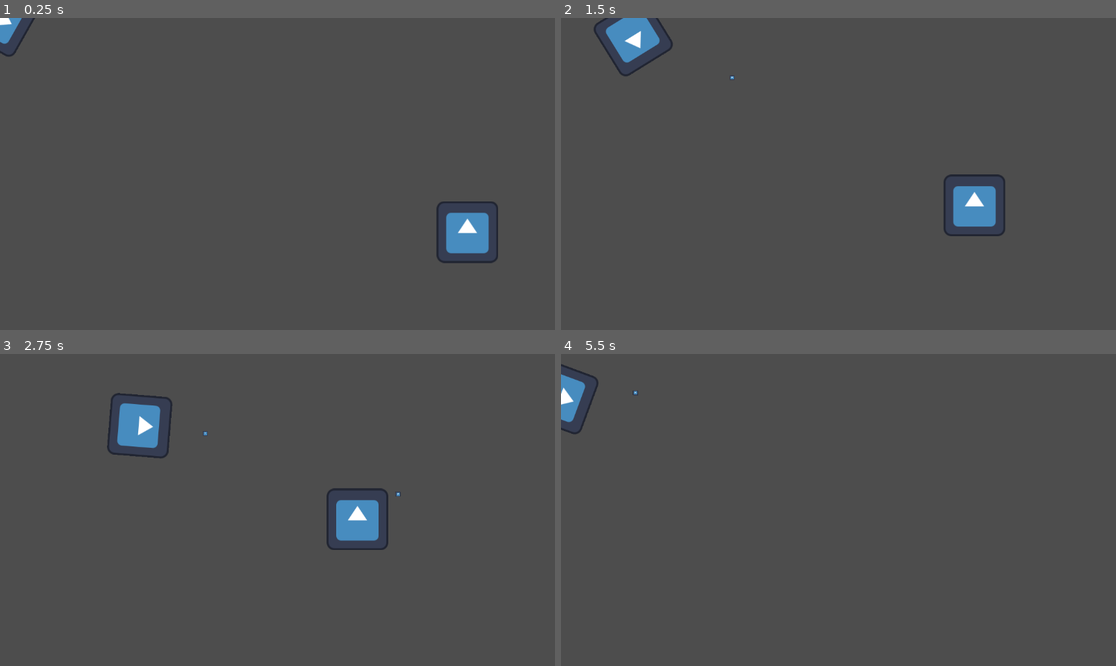
Above: before the commit, frames 1-4 (two rows, left to right).
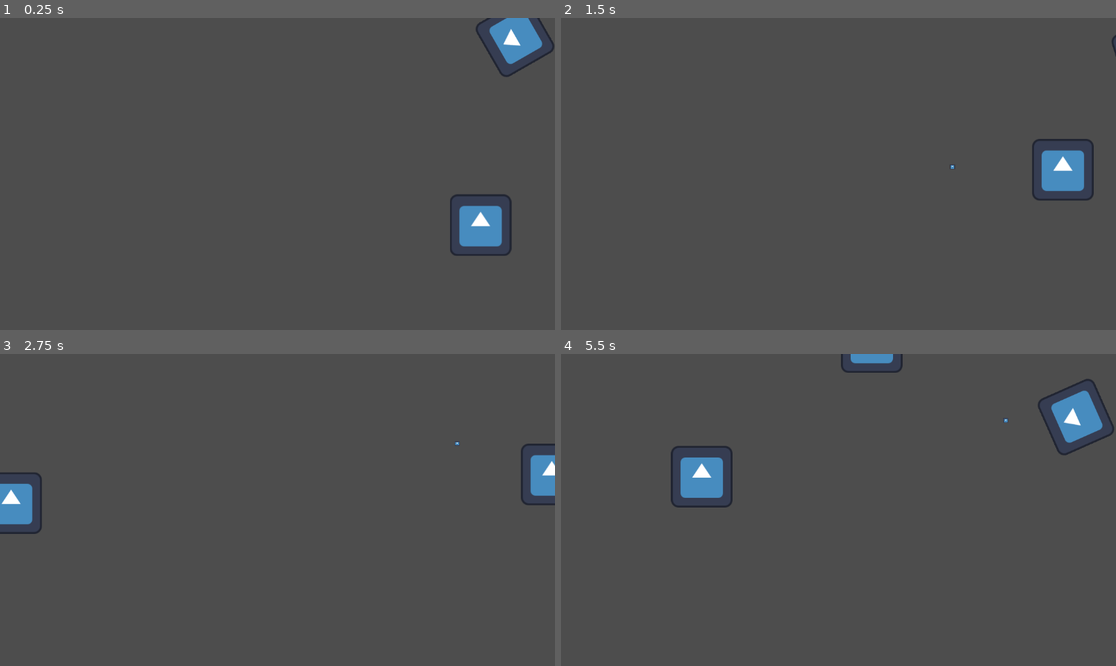
Above: after the commit, the same moments.

Repository: exiayyg/test
Game: Godot game, scene res://Scenes/Levels/test_level.tscn
Same seed, same stepped clock (60 frames per second), same inputs: the game is played once before the commit and once after it. The engine's default icon, where the game draws it, is replaced by a stand-in: a white triangle on a blue panel in a dark square.
Inputs (mouse positions are in pixels of both pictures, inside the frame that each line leads up to):
- Up to frame 1 (0.25 s): no input
- Up to frame 2 (1.5 s): move the mouse to (960, 158) at 0.52 s; press the mouse at (960, 158) at 0.53 s; hold D (Right) 0.53-1.28 s; move the mouse to (727, 189) at 1.27 s; release the mouse at (727, 189) at 1.28 s; hold S (Down) from 1.28 s (still down); click (727, 189) at 1.35 s
- Up to frame 3 (2.75 s): move the mouse to (333, 441) at 2.02 s; release S (Down) at 2.03 s; press the mouse at (333, 441) at 2.03 s; hold D (Right) from 2.03 s (still down)
- Up to frame 4 (5.5 s): move the mouse to (810, 572) at 2.77 s; release D (Right) at 2.78 s; release the mouse at (810, 572) at 2.78 s; hold W (Up) 2.78-3.53 s; click (810, 572) at 2.85 s; move the mouse to (1005, 556) at 3.52 s; press the mouse at (1005, 556) at 3.53 s; hold A (Left) 3.53-5.03 s; move the mouse to (672, 463) at 4.27 s; release the mouse at (672, 463) at 4.28 s; click (672, 463) at 4.35 s; move the mouse to (866, 510) at 5.02 s; press the mouse at (866, 510) at 5.03 s; hold S (Down) from 5.03 s (still down)

The runs differ from the first frame. In frame 1, 3.0% of the frame differs, in the area x 0-100%, y 0-79%; in frame 2, 3.8%; in frame 3, 4.3%, in the area x 0-100%, y 12-63%; in frame 4, 3.6%.

Commit message:
敌人现从地图四周随机生成

Diff:
--- a/Scenes/Levels/test_level.tscn
+++ b/Scenes/Levels/test_level.tscn
@@ -14,7 +14,7 @@
 [node name="Bullets" type="Node2D" parent="."]
 
 [node name="Player" parent="." instance=ExtResource("1_7t06c")]
-position = Vector2(0, -1)
+position = Vector2(1069, 41)
 
 [node name="normal_enemy" parent="." instance=ExtResource("3_2ytpj")]
 position = Vector2(993, 455)
--- a/Scripts/Levels/test_level.gd
+++ b/Scripts/Levels/test_level.gd
@@ -7,10 +7,10 @@
 @onready var player: CharacterBody2D = $Player
 
 #设置生成地图的边界
-@export var map_width: float = 1000.0
-@export var map_height: float =  600.0
+@export var map_width: float = 1152.0
+@export var map_height: float =  648.0
 @export var spawn_margin: float = 50.0
-
+@export var map_center: Vector2 = Vector2(576, 324)
 
 func _physics_process(_delta: float) -> void:
 	Global.player_position = player.global_position#实时更新玩家全局位置
@@ -38,17 +38,17 @@
 
 	match side:
 		0:#上边
-			spawn_pos.x = randf_range(-map_width/2, map_width/2)
-			spawn_pos.y = -map_height/2 - spawn_margin
+			spawn_pos.x = randf_range(0, map_width)
+			spawn_pos.y = 0 - spawn_margin
 		1:#右边
-			spawn_pos.x = map_width/2 + spawn_margin
-			spawn_pos.y = randf_range(-map_height/2, map_height/2)
+			spawn_pos.x = map_width + spawn_margin
+			spawn_pos.y = randf_range(0, map_height)
 		2:#下边
-			spawn_pos.x = randf_range(-map_width/2, map_width/2)
-			spawn_pos.y = map_height/2 + spawn_margin
+			spawn_pos.x = randf_range(0, map_width)
+			spawn_pos.y = map_height + spawn_margin
 		3:#左边
-			spawn_pos.x = -map_width/2 - spawn_margin
-			spawn_pos.y = randf_range(-map_height/2, map_height/2)
+			spawn_pos.x = 0 - spawn_margin
+			spawn_pos.y = randf_range(0, map_height)
 	return spawn_pos
 
 
